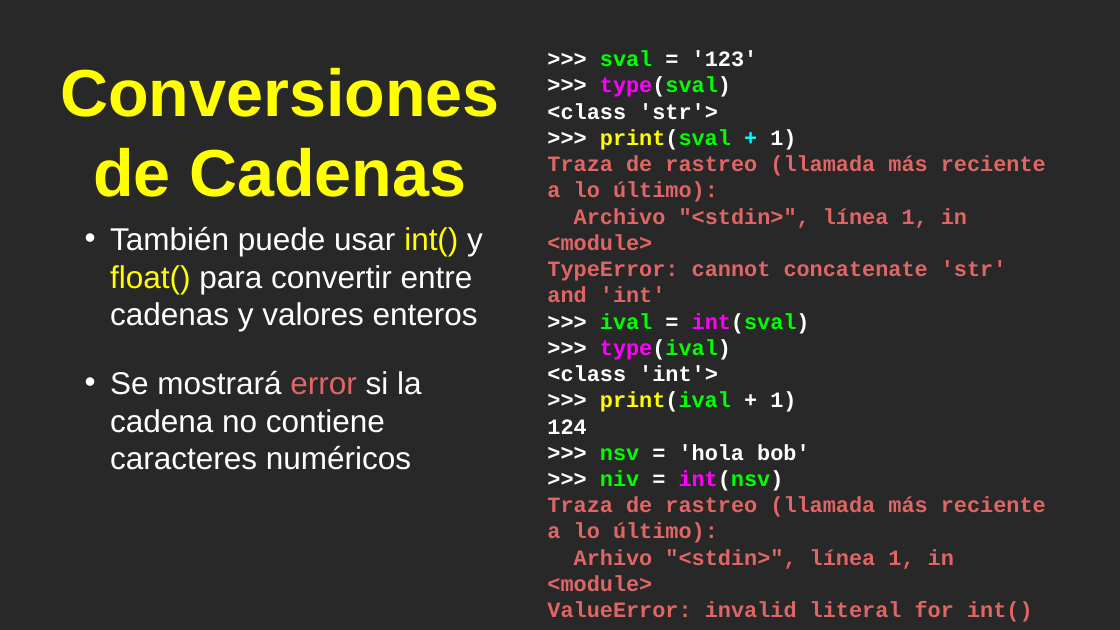
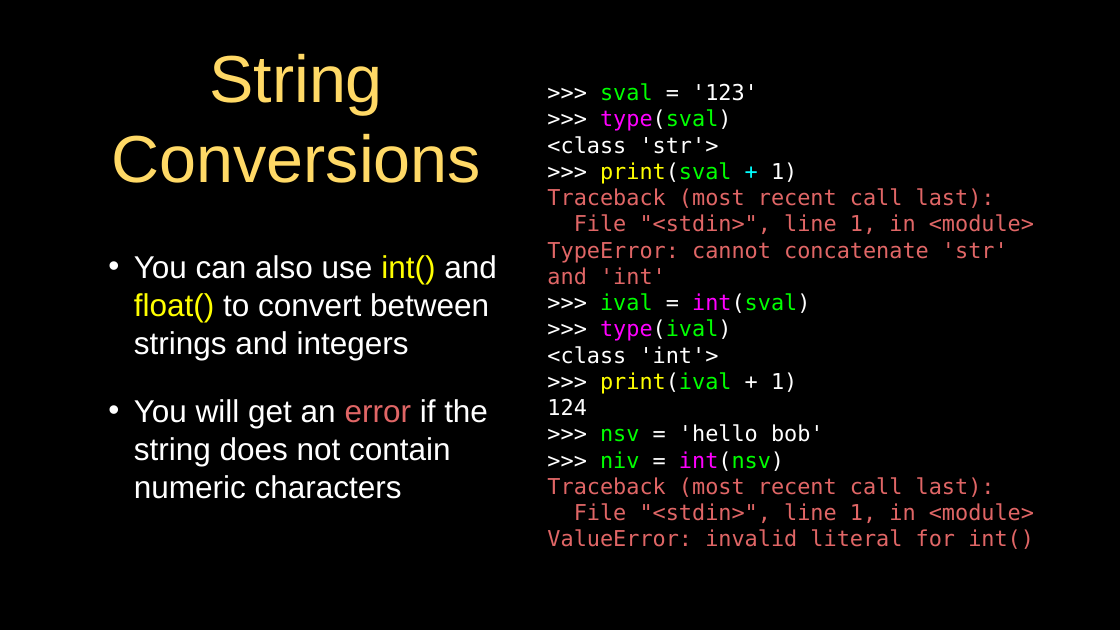
Before and after one commit to csev/py4e, a slide deck: slide 9 of lectures3/Pythonlearn-04-Functions.pptx. Drawn at 1120x630 pixels with LibreOffice and Linux fonts; fonts in the diff are those of the drawing. Boxes give left, top, right and bottom in pixels: in the first picture for what was removed or moved away, otherwise in the second. Text is boxed around its words. In the diff, an @@ line names an element or a change of style, - is before the commit and + after.

```diff
--- a/lectures3/Pythonlearn-04-Functions.pptx
+++ b/lectures3/Pythonlearn-04-Functions.pptx
@@ background #282828 to #000000 @@
@@ title at bbox=[112, 53, 482, 183]: text changed; text colour #FFFF00 to #FFD966; bold off @@
-Conversiones de Cadenas
+String Conversions
@@ text ">>> sval = '123'": place and size @@
-text ">>> sval = '123'" at bbox=[547, 50, 1046, 622]
+text ">>> sval = '123'" at bbox=[547, 83, 1034, 549]
@@ text at bbox=[547, 83, 1034, 549]: font Courier New to DejaVu Sans Mono, bold off in ">>> sval = '123'", ">>> type(sval)", "<class 'str'>", ">>> print(sval + 1)" and 8 more places @@
@@ text at bbox=[547, 188, 1034, 234]: text changed; font Courier New to DejaVu Sans Mono; bold off @@
-Traza de rastreo (llamada más reciente a lo último):
-Archivo "<stdin>", línea 1, in <module>
+Traceback (most recent call last):
+File "<stdin>", line 1, in <module>
@@ text at bbox=[134, 255, 497, 499]: text changed @@
-• También puede usar int() y float() para convertir entre cadenas y valores enteros
-• Se mostrará error si la cadena no contiene caracteres numéricos
+• You can also use int() and float() to convert between strings and integers
+• You will get an error if the string does not contain numeric characters
@@ text at bbox=[600, 424, 824, 442]: text changed; font Courier New to DejaVu Sans Mono; bold off @@
->>> nsv = 'hola bob'
+>>> nsv = 'hello bob'
@@ text at bbox=[547, 477, 1034, 523]: text changed; font Courier New to DejaVu Sans Mono; bold off @@
-Traza de rastreo (llamada más reciente a lo último):
-Arhivo "<stdin>", línea 1, in <module>
+Traceback (most recent call last):
+File "<stdin>", line 1, in <module>
@@ rectangle added at bbox=[0, 576, 1120, 630], fill #000000 @@
```
Also in this commit, not shown: 9 other slides changed, 15 slides added, 15 slides removed, 10 other files.
